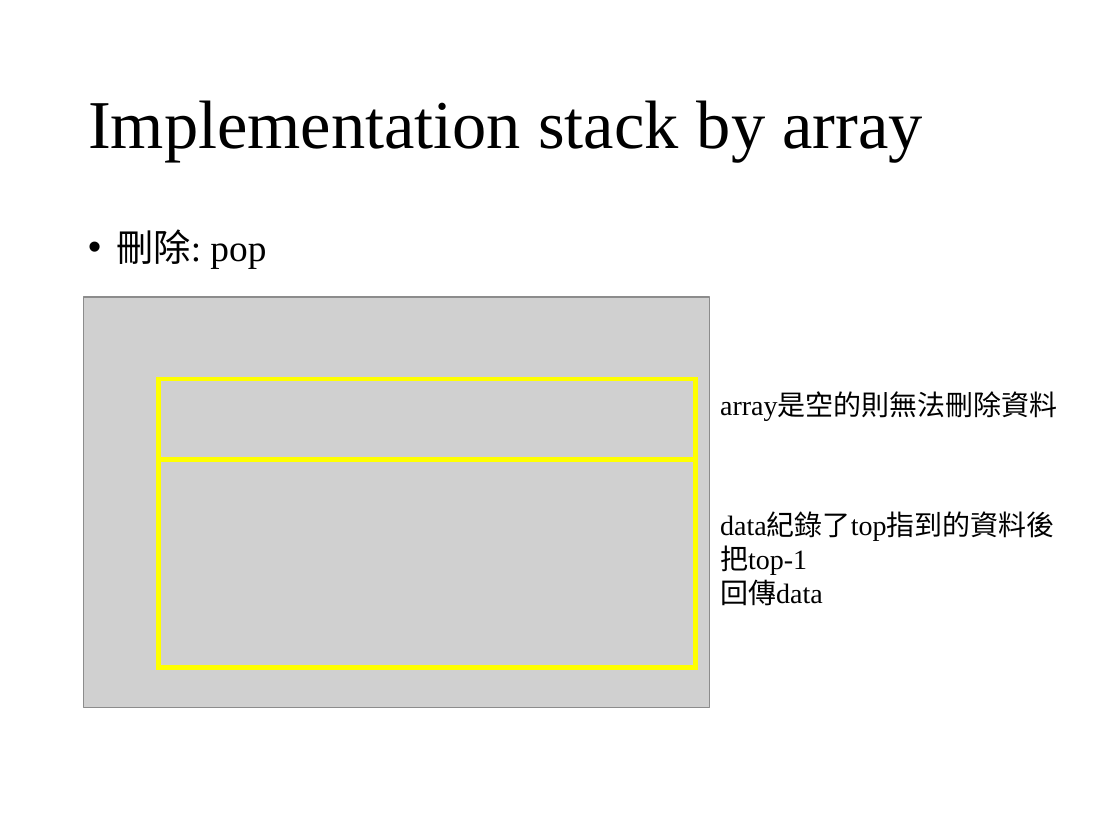
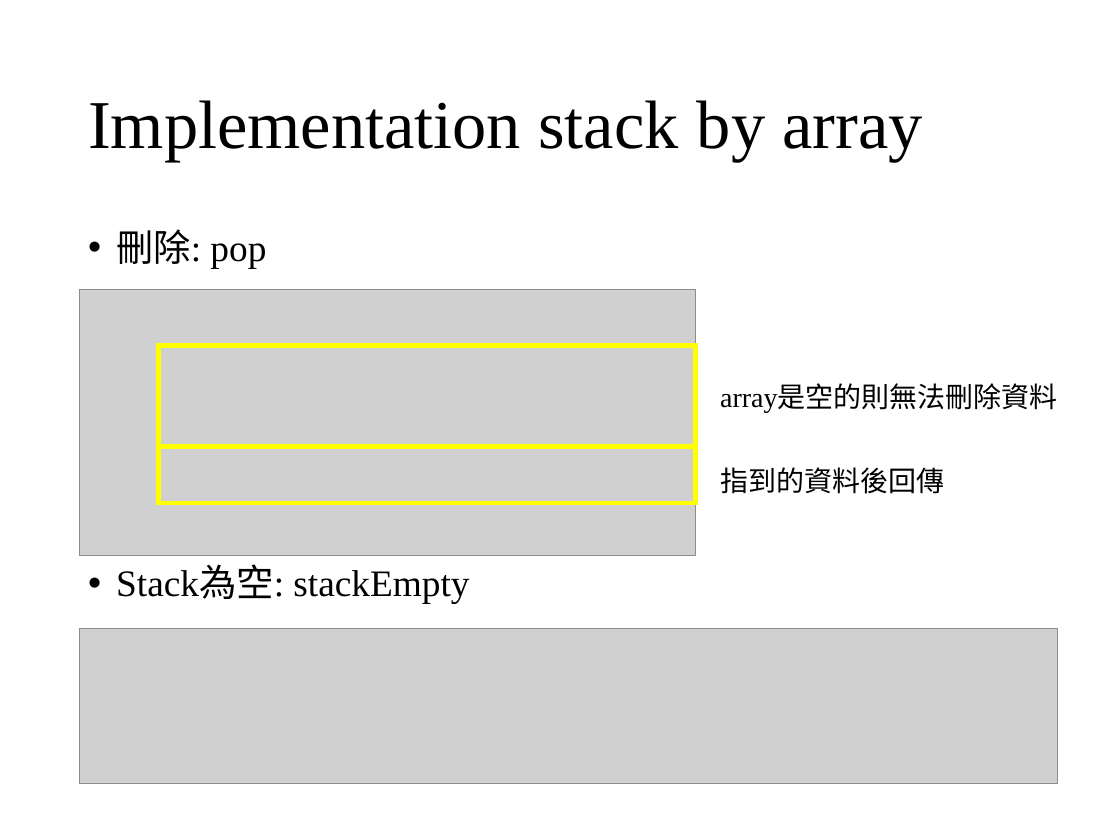
Before and after one commit to wangruxing/DataStructure, a slide deck: slide 19 of Chapter 3 Stacks and Queues/Chapter 3.pptx. Drawn at 1120x840 pixels with LibreOffice and Linux fonts; fonts in the diff are those of the drawing; grey boxes stand for pictures. Boxes give left, top, right and bottom in pixels: in the first picture for what was removed or moved away, otherwise in the second. Text is boxed around its words. In the diff, an @@ line names an element or a change of style, - is before the commit and + after.

```diff
--- a/Chapter 3 Stacks and Queues/Chapter 3.pptx
+++ b/Chapter 3 Stacks and Queues/Chapter 3.pptx
@@ picture: place and size @@
-picture at (84, 297, 709, 708)
+picture at (80, 290, 696, 556)
@@ rectangle: place and size @@
-rectangle at (158, 379, 696, 459)
+rectangle at (158, 346, 696, 447)
@@ text "array是空的則無法刪除資料": place and size @@
-text "array是空的則無法刪除資料" at (720, 393, 1057, 420)
+text "array是空的則無法刪除資料" at (720, 386, 1057, 413)
@@ rectangle: place and size @@
-rectangle at (158, 460, 696, 669)
+rectangle at (158, 447, 696, 503)
@@ text at (720, 467, 944, 494): text changed @@
-data紀錄了top指到的資料後
-把top-1
-回傳data
+指到的資料後回傳
@@ text at (116, 567, 469, 603): paragraph added @@
+  • Stack為空: stackEmpty
@@ picture added at (80, 628, 1057, 784) @@
```
Also in this commit, not shown: 5 other slides changed, 1 slide removed, 16 other files.
